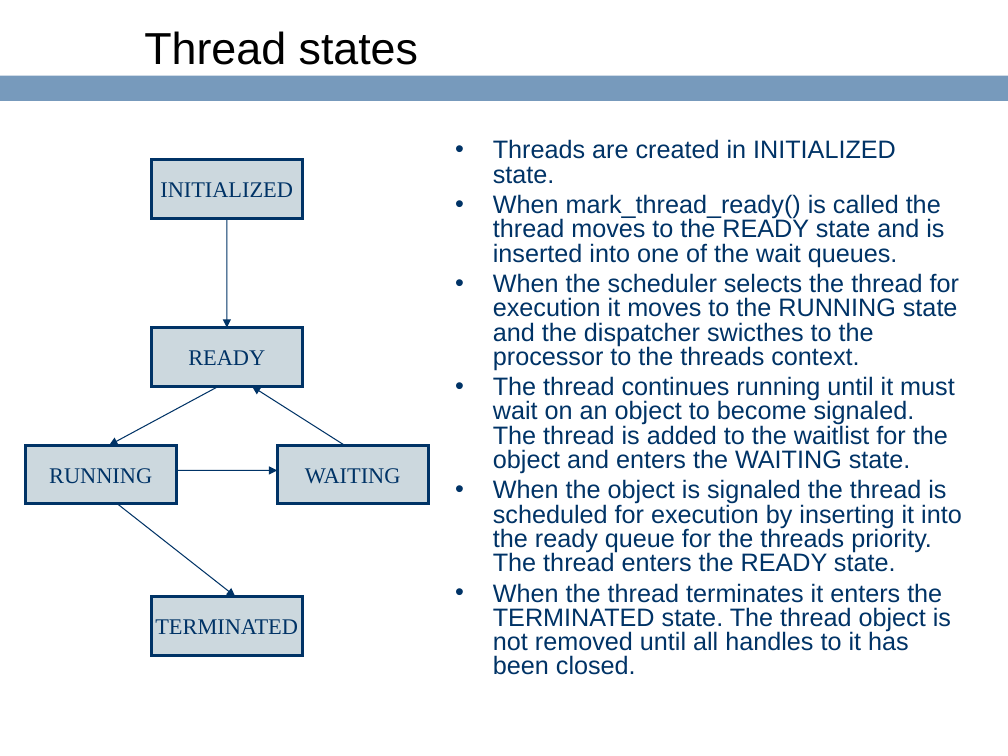
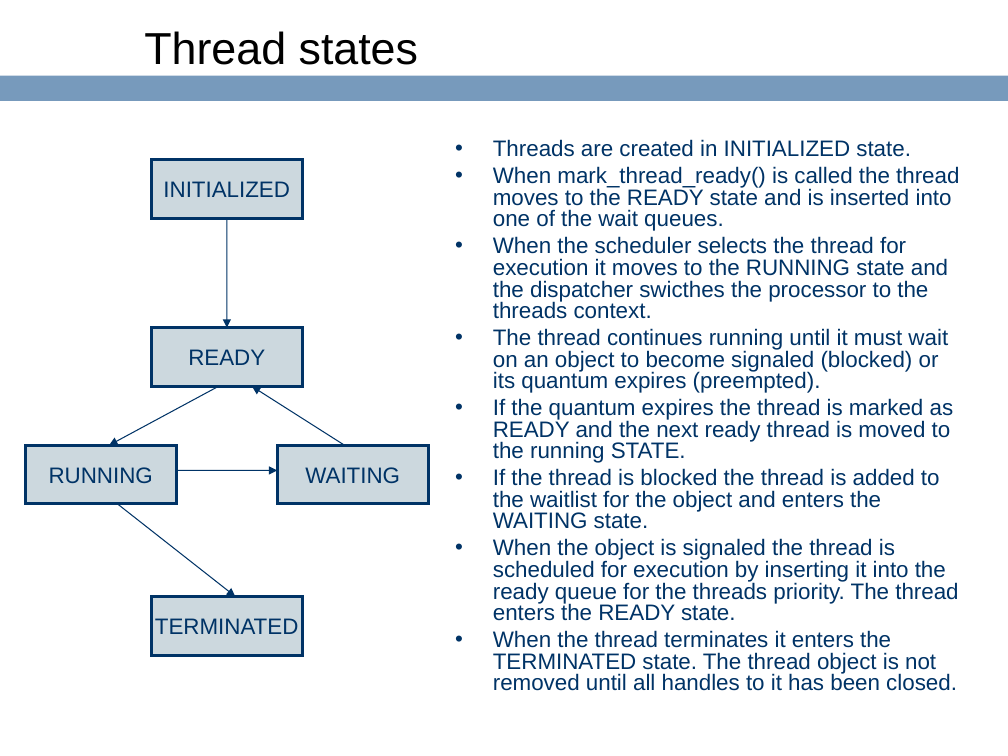
Before and after one commit to ringgaard/sanos, a slide deck: slide 52 of doc/sanostech.ppt (slide 51 before the commit). Drawn at 1008x756 pixels with LibreOffice and Linux fonts; fonts in the diff are those of the drawing; background and template pictures are left out. Boxes give left, top, right and bottom in pixels: in the first picture for what was removed or moved away, otherwise in the second. Text is boxed around its words. In the diff, an @@ line names an element or a change of style, - is before the commit and + after.

```diff
--- a/doc/sanostech.ppt
+++ b/doc/sanostech.ppt
@@ text at <box>493,139,959,691</box>: size 18 to 16 pt in "Threads are created in INITIALIZED state.", "When mark_thread_ready() is called the thread moves ...", "When the object is signaled the thread ...", "When the thread terminates it enters the ..." @@
@@ text at <box>493,236,954,529</box>: text changed; size 18 to 16 pt @@
-• When the scheduler selects the thread for execution it moves to the RUNNING state and the dispatcher swicthes to the processor to the threads context.
-• The thread continues running until it must wait on an object to become signaled. The thread is added to the waitlist for the object and enters the WAITING state.
+• When the scheduler selects the thread for execution it moves to the RUNNING state and the dispatcher swicthes the processor to the threads context.
+• The thread continues running until it must wait on an object to become signaled (blocked) or its quantum expires (preempted).
+• If the quantum expires the thread is marked as READY and the next ready thread is moved to the running STATE.
+• If the thread is blocked the thread is added to the waitlist for the object and enters the WAITING state.
@@ font Times New Roman to Arial in 5 elements at <box>151,159,302,218</box>, <box>151,328,302,386</box>, <box>151,597,302,655</box>, <box>277,446,428,504</box>, <box>25,446,176,504</box> @@
```
Also in this commit, not shown: 11 other slides changed, 2 slides added, 1 other file.
